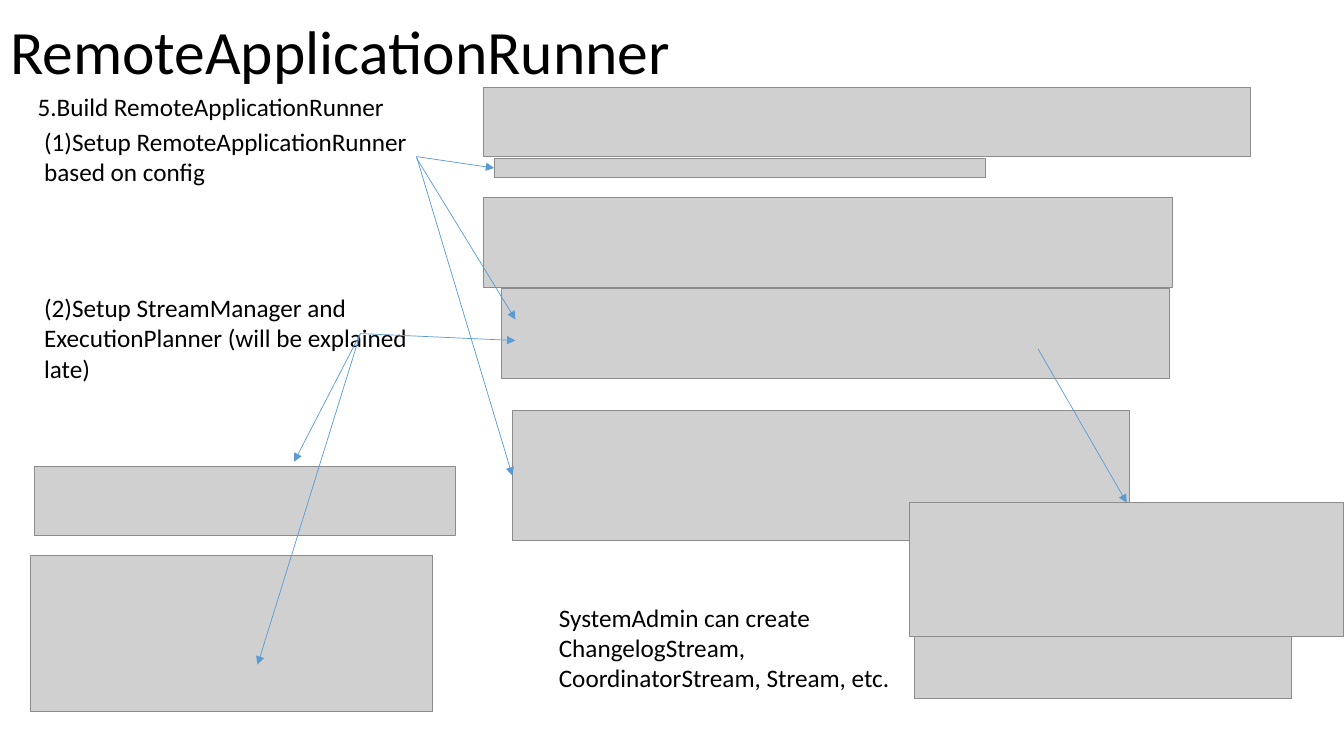
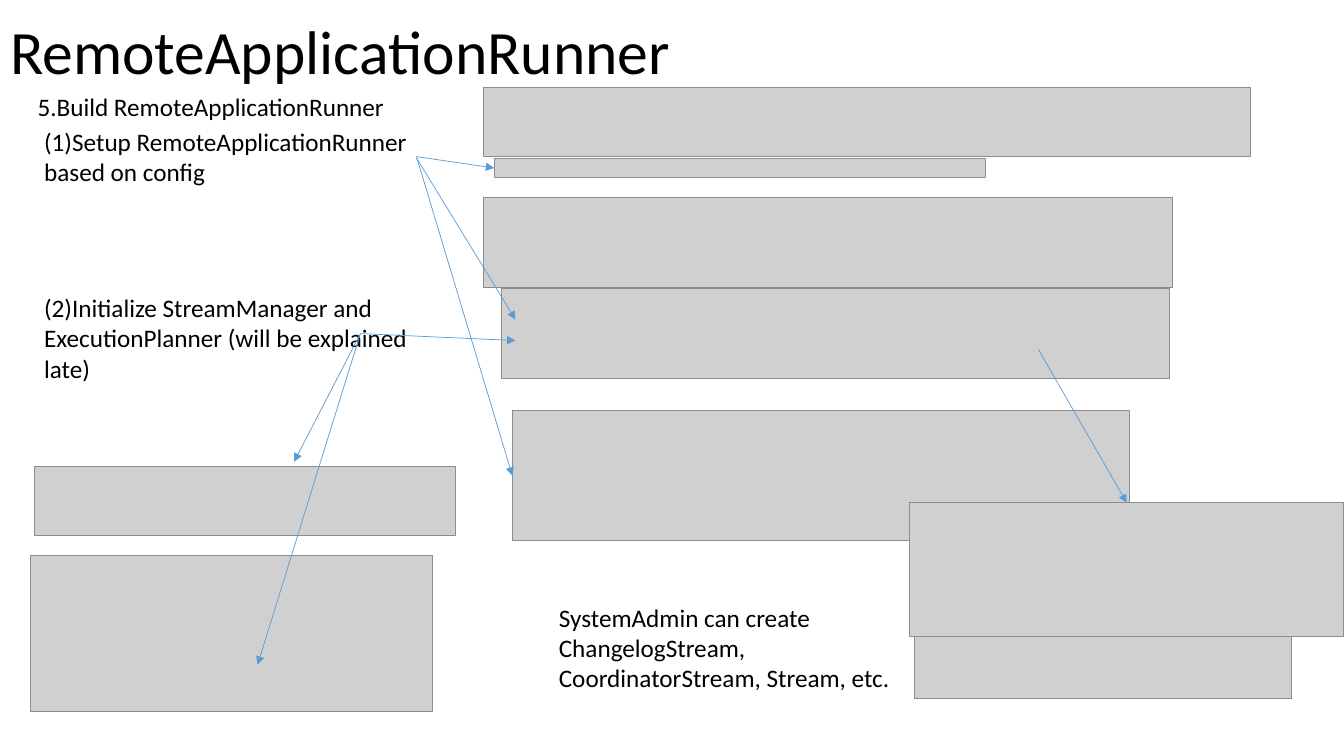
Before and after one commit to Swrrt/Samza-Documents, a slide deck: slide 25 of Documentation/SamzaStructure.pptx. Drawn at 1344x756 pixels with LibreOffice and Linux fonts; fonts in the diff are those of the drawing; grey boxes stand for pictures. Boxes give left, top, right and bottom in pixels: in the first picture for what was removed or moved away, otherwise in the second. Text is boxed around its words. In the diff, an @@ line names an element or a change of style, - is before the commit and + after.

```diff
--- a/Documentation/SamzaStructure.pptx
+++ b/Documentation/SamzaStructure.pptx
@@ text at <box>44,298,407,382</box>: text changed @@
-(2)Setup StreamManager and ExecutionPlanner (will be explained late)
+(2)Initialize StreamManager and ExecutionPlanner (will be explained late)
```
Also in this commit, not shown: 31 other slides changed, 3 slides added.
